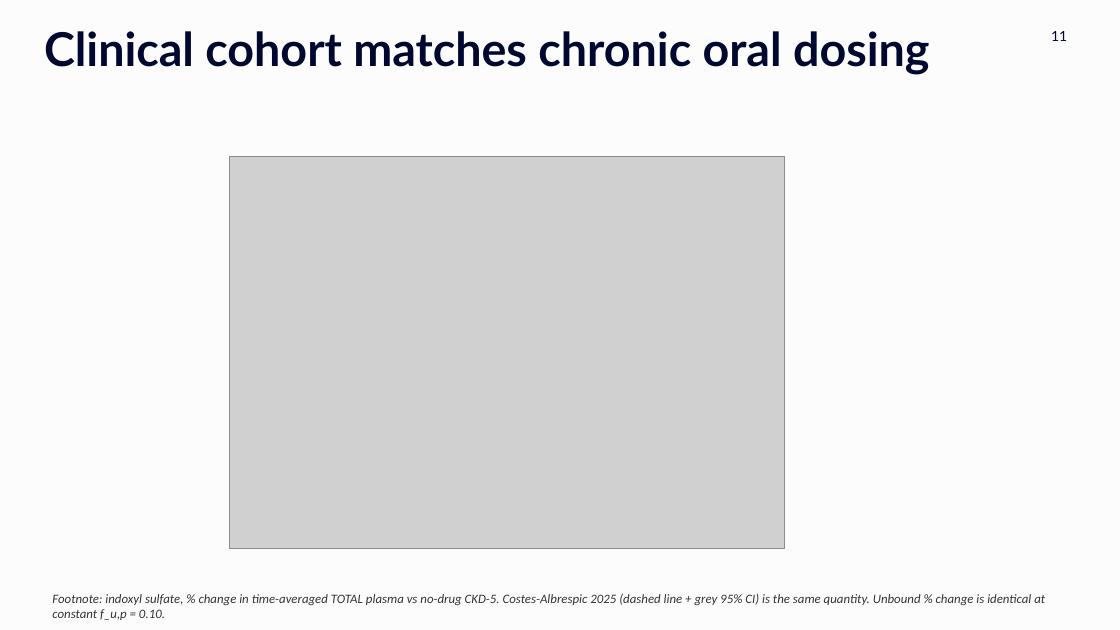
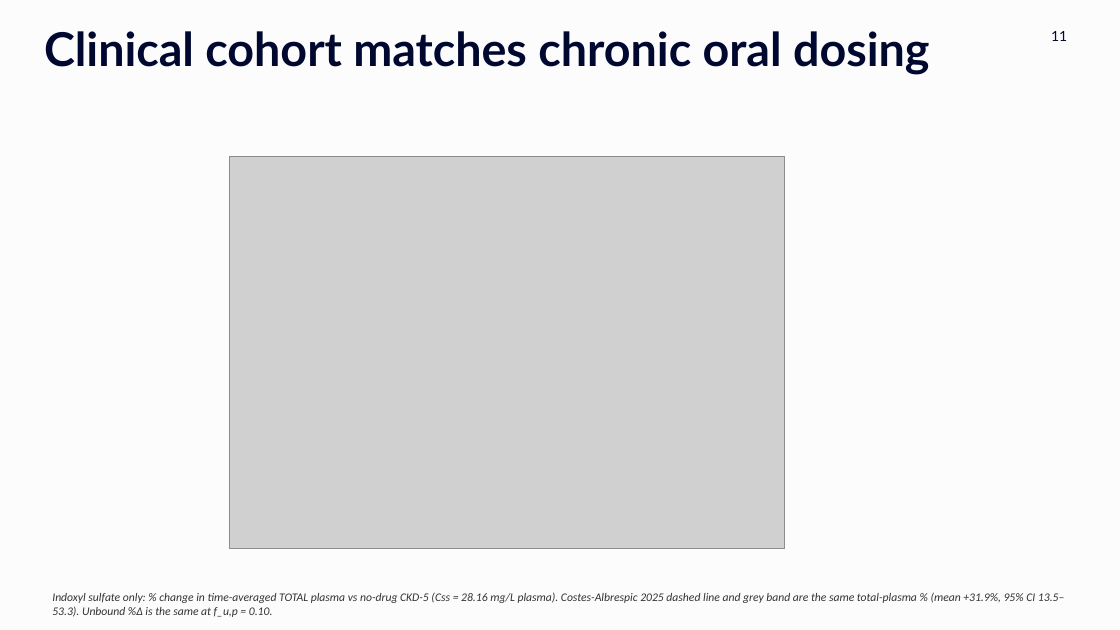
Before and after one commit to noroozbabaee/PBPK_Furosemide_Uremic_Toxins, a slide deck: slide 11 of publication_code/Furosemide_PBUT_UserCommittee_29_9_2026_Final.pptx. Drawn at 1120x630 pixels with LibreOffice and Linux fonts; fonts in the diff are those of the drawing; grey boxes stand for pictures; background and template pictures are left out. Boxes give left, top, right and bottom in pixels: in the first picture for what was removed or moved away, otherwise in the second. Text is boxed around its words. In the diff, an @@ line names an element or a change of style, - is before the commit and + after.

```diff
--- a/publication_code/Furosemide_PBUT_UserCommittee_29_9_2026_Final.pptx
+++ b/publication_code/Furosemide_PBUT_UserCommittee_29_9_2026_Final.pptx
@@ text at (x1=52, y1=592, x2=1064, y2=617): text changed; size 11 to 10 pt @@
-Footnote: indoxyl sulfate, % change in time-averaged TOTAL plasma vs no-drug CKD-5. Costes-Albrespic 2025 (dashed line + grey 95% CI) is the same quantity. Unbound % change is identical at constant f_u,p = 0.10.
+Indoxyl sulfate only: % change in time-averaged TOTAL plasma vs no-drug CKD-5 (Css = 28.16 mg/L plasma). Costes-Albrespic 2025 dashed line and grey band are the same total-plasma % (mean +31.9%, 95% CI 13.5–53.3). Unbound %Δ is the same at f_u,p = 0.10.
```
Also in this commit, not shown: 5 other slides changed.
